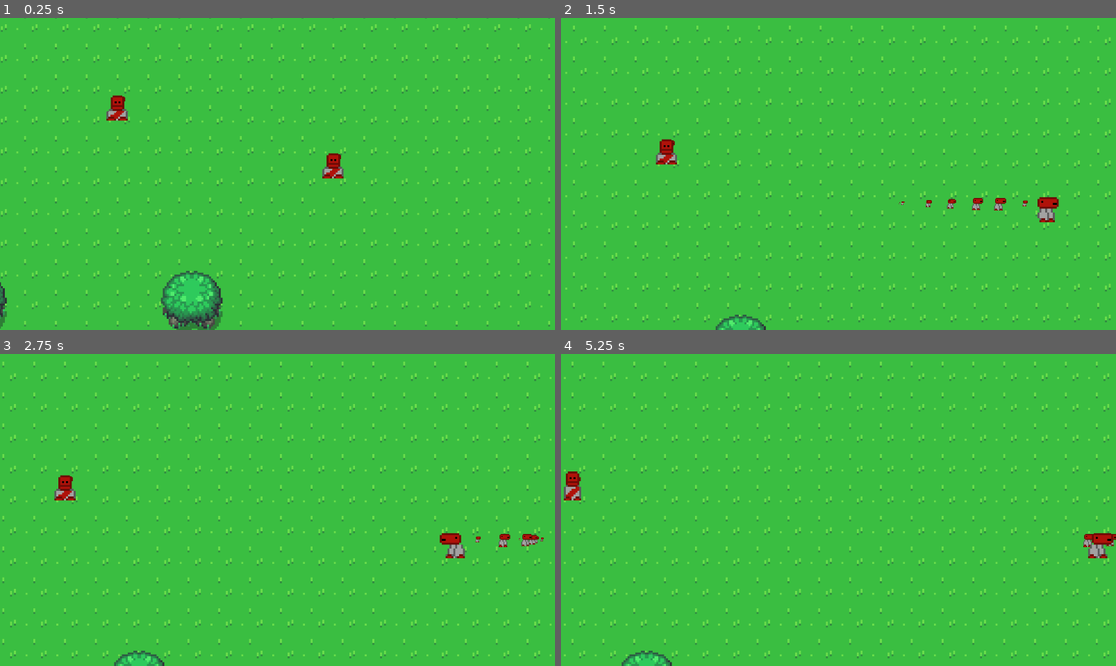
Above: before the commit, frames 1-4 (two rows, left to right).
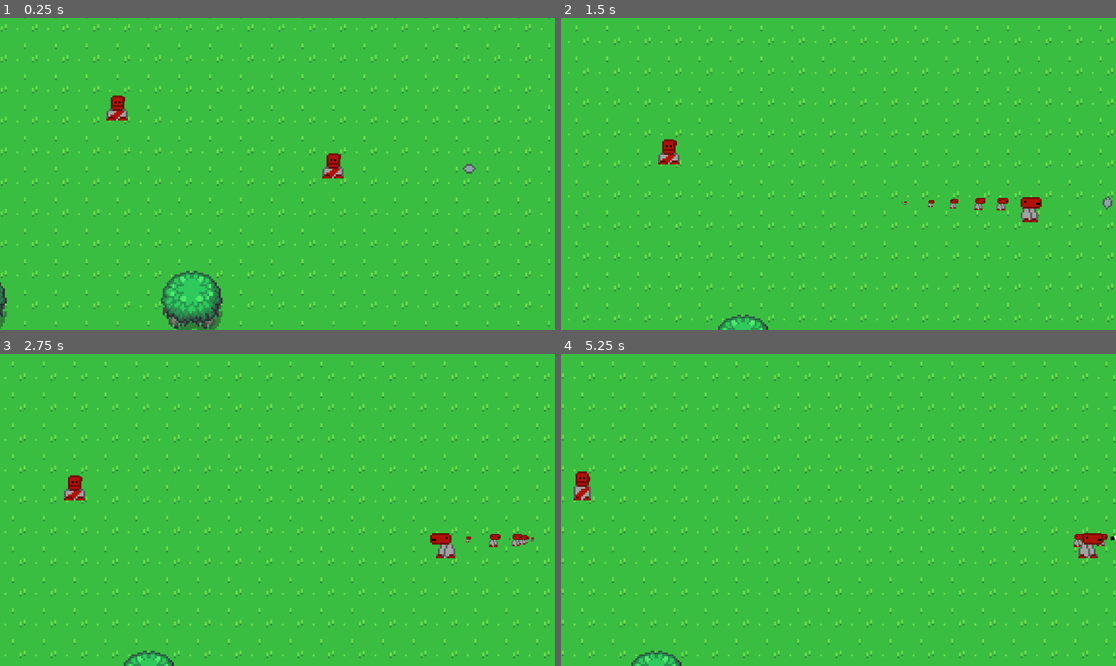
Above: after the commit, the same moments.

Repository: HashirShazad/Project_R
Game: Godot game, scene res://Scenes/Main.tscn
Same seed, same stepped clock (60 frames per second), same inputs: the game is played once before the commit and once after it.
Inputs:
- Up to frame 1 (0.25 s): no input
- Up to frame 2 (1.5 s): tap Enter (ui_accept) at 0.5, 0.77 s; hold D (P1_Right) from 0.53 s (still down); tap K (P1_L_Atk) at 0.6 s; tap J (P1_R_Atk) at 1.35 s
- Up to frame 3 (2.75 s): tap Enter (ui_accept) at 1.52 s; release D (P1_Right) at 2.03 s; hold A (P1_Left) from 2.03 s (still down); tap K (P1_L_Atk) at 2.1 s
- Up to frame 4 (5.25 s): release A (P1_Left) at 2.78 s; hold D (P1_Right) 2.78-4.28 s; tap J (P1_R_Atk) at 2.85, 4.35 s; tap Enter (ui_accept) at 3.02, 3.77, 4.52 s; tap K (P1_L_Atk) at 3.6, 5.1 s; hold A (P1_Left) 4.28-5.03 s; hold D (P1_Right) from 5.03 s (still down)

The runs differ from the first frame. In frame 1, less than 0.1% of the frame differs, in the area x 83-86%, y 46-50%; in frame 2, 8.2%; in frame 3, 8.6%, in the area x 0-100%, y 2-100%; in frame 4, 8.4%.

Commit message:
added lagg
Added lag in rocks

Diff:
--- a/Scenes/Character.tscn
+++ b/Scenes/Character.tscn
@@ -165,6 +165,7 @@
 height = 15.0
 
 [node name="Character" type="CharacterBody2D"]
+collision_layer = 0
 script = ExtResource("1_4u8tq")
 
 [node name="CPUParticles2D" type="CPUParticles2D" parent="."]
@@ -203,8 +204,4 @@
 position = Vector2(-0.5, 2.5)
 shape = SubResource("CapsuleShape2D_tymbv")
 
-[node name="Stun_calculator" type="Timer" parent="."]
-wait_time = 0.3
-
 [connection signal="area_entered" from="HurtBox" to="HurtBox" method="area_entered"]
-[connection signal="timeout" from="Stun_calculator" to="." method="_on_stun_calculator_timeout"]
--- a/Scripts/CharacterBody3D_Script.gd
+++ b/Scripts/CharacterBody3D_Script.gd
@@ -11,7 +11,6 @@
 @export var btn_l_atk : StringName = "P1_L_Atk"
 
 enum states {Idle , Walking}
-
 var is_stunned : bool = 0
 var pixel_offset = 20
 var walk_speed = 200
@@ -34,19 +33,23 @@
 
 func _physics_process(_delta):
 
-	if is_stunned != true:
+	if is_stunned:
+		pass
+	else:
 		get_input()
 		if stamina < 30:
 			stamina += _delta
 
 		move_and_slide()
-	if velocity != Vector2(0, 0):
-		ani_player(states.Walking)
-	else:
-		ani_player(states.Idle)
+		if velocity != Vector2(0, 0):
+			ani_player(states.Walking)
+		else:
+			ani_player(states.Idle)
+
 
 func get_input():
-
+	if is_stunned:
+		return
 	var direction_x = Input.get_axis(btn_left, btn_right)
 	var direction_y = Input.get_axis(btn_up, btn_down)
 
@@ -66,6 +69,9 @@
 	if Input.is_action_just_pressed(btn_r_atk):
 		var atk_direction = self.global_position.direction_to(self.global_position + (2 * direction))
 		right_hand_attack(atk_direction)
+		is_stunned = true
+		await get_tree().create_timer(.1).timeout
+		is_stunned = false
 
 	if Input.is_action_just_pressed(btn_l_atk):
 		var atk_direction = self.global_position.direction_to(self.global_position + (2 * direction))
@@ -122,6 +128,3 @@
 		var knock_back_direction = damage_source_pos.direction_to(self.global_position)
 		var knock_back = value * knock_back_direction
 		global_position += knock_back
-
-func _on_stun_calculator_timeout():
-	is_stunned = 0
--- a/Scripts/Hitbox.gd
+++ b/Scripts/Hitbox.gd
@@ -5,7 +5,7 @@
 @export var knock_back_value : int = 10
 @export var stun : float = .2
 @export var offset : int = 20
-
+var direction :Vector2
 
 func _init() -> void:
 	collision_layer = 32
--- a/Scripts/Projectile_HitBox.gd
+++ b/Scripts/Projectile_HitBox.gd
@@ -1,6 +1,6 @@
 extends HitBox
 class_name ProjectileHitBox
-@export var speed : int = 450
+@export var speed : int = 200
 @export var piercing : bool = 1
 
 
--- a/Weapons/Dagger/dagger.tscn
+++ b/Weapons/Dagger/dagger.tscn
@@ -40,7 +40,7 @@
 }
 
 [node name="Dagger" type="Area2D"]
-rotation = 2.79253
+rotation = 0.813175
 script = ExtResource("2_i6lj8")
 offset = 13
 
@@ -48,7 +48,6 @@
 position = Vector2(-2.90479, -2.74994)
 rotation = -0.811578
 shape = SubResource("CircleShape2D_gvvv7")
-disabled = true
 
 [node name="Sprite2D" type="Sprite2D" parent="."]
 texture_filter = 1
